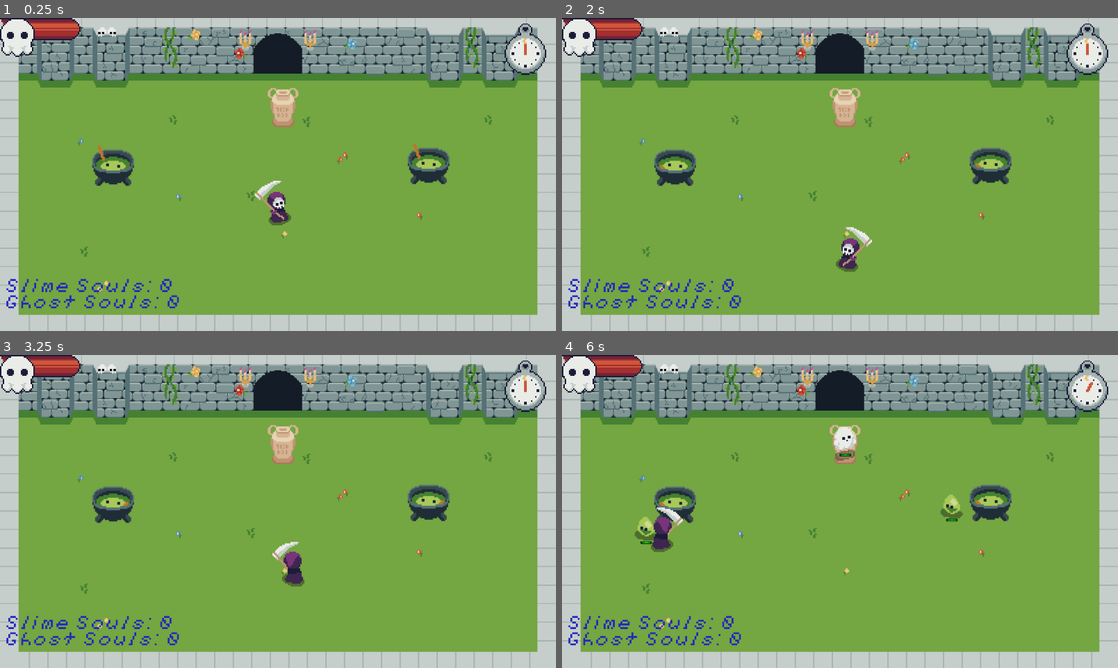
Above: before the commit, frames 1-4 (two rows, left to right).
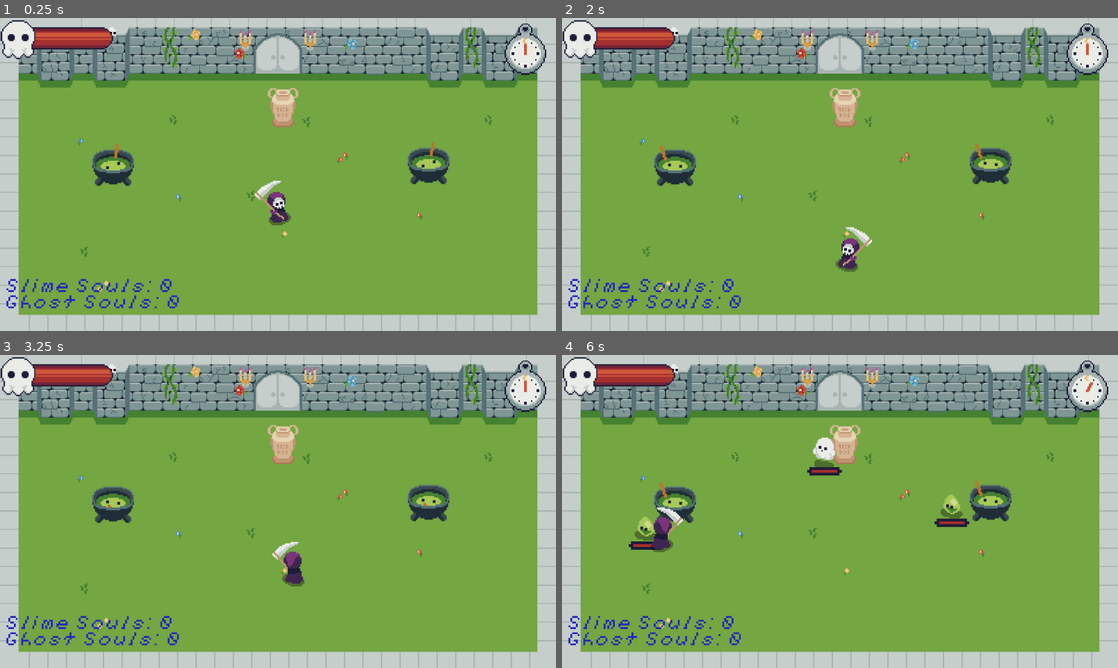
Above: after the commit, the same moments.

Repository: rakthalekk/soul-sellers
Game: Godot game, scene res://src/Main.tscn
Same seed, same stepped clock (60 frames per second), same inputs: the game is played once before the commit and once after it. The engine's default icon, where the game draws it, is replaced by a stand-in: a white triangle on a blue panel in a dark square.
Inputs (mouse positions are in pixels of both pictures, inside the frame that each line leads up to):
- Up to frame 1 (0.25 s): no input
- Up to frame 2 (2 s): move the mouse to (962, 158) at 0.52 s; hold D (move_right) 0.53-1.28 s; click (962, 158) at 0.6 s; move the mouse to (728, 190) at 1.27 s; hold S (move_backward) from 1.28 s (still down); right-click (728, 190) at 1.35 s
- Up to frame 3 (3.25 s): move the mouse to (333, 442) at 2.02 s; release S (move_backward) at 2.03 s; hold D (move_right) 2.03-2.78 s; click (333, 442) at 2.1 s; move the mouse to (250, 574) at 2.77 s; hold W (move_forward) from 2.78 s (still down); right-click (250, 574) at 2.85 s
- Up to frame 4 (6 s): move the mouse to (1006, 558) at 3.52 s; release W (move_forward) at 3.53 s; hold A (move_left) 3.53-5.03 s; click (1006, 558) at 3.6 s; move the mouse to (673, 464) at 4.27 s; right-click (673, 464) at 4.35 s; move the mouse to (867, 511) at 5.02 s; hold S (move_backward) 5.03-5.78 s; click (867, 511) at 5.1 s; move the mouse to (756, 433) at 5.77 s; hold D (move_right) from 5.78 s (still down); right-click (756, 433) at 5.85 s

The runs differ from the first frame. In frame 1, 2.7% of the frame differs, in the area x 0-79%, y 0-49%; in frame 2, 2.6%; in frame 3, 2.6%; in frame 4, 3.7%, in the area x 0-76%, y 0-63%.
Error before the commit: Invalid get index 'global_pdddddosition' (on base: 'KinematicBody2D (Repear.gd)'). (res://src/Ghost.gd:19)

Commit message:
gate, reexport

Diff:
--- a/Soul Sellers/src/GameUI.tscn
+++ b/Soul Sellers/src/GameUI.tscn
@@ -75,13 +75,18 @@
 text = "Slime souls: 000"
 
 [node name="Health" type="TextureProgress" parent="Z"]
+margin_left = 70.0
+margin_top = 20.0
 margin_right = 83.0
 margin_bottom = 28.0
 rect_scale = Vector2( 3, 3 )
 value = 50.0
 texture_under = ExtResource( 1 )
-texture_over = ExtResource( 4 )
 texture_progress = ExtResource( 5 )
+
+[node name="Sprite" type="Sprite" parent="Z/Health"]
+position = Vector2( -10.3333, 9 )
+texture = ExtResource( 4 )
 
 [node name="Stopwatch" type="Sprite" parent="Z"]
 position = Vector2( 1134, 67 )
--- a/Soul Sellers/src/Ghost.gd
+++ b/Soul Sellers/src/Ghost.gd
@@ -16,7 +16,7 @@
 
 func _process(delta):
 	if !knockback:
-		var dist = player.global_pdddddosition - global_position
+		var dist = player.global_position - global_position
 		if dist.length() > 250:
 			direction = dist.normalized()
 		elif dist.length() < 150:
--- a/Soul Sellers/src/Ghost.tscn
+++ b/Soul Sellers/src/Ghost.tscn
@@ -1,8 +1,9 @@
-[gd_scene load_steps=8 format=2]
+[gd_scene load_steps=9 format=2]
 
-[ext_resource path="res://icon.png" type="Texture" id=1]
+[ext_resource path="res://Assets/Enemy Health Bar (full).png" type="Texture" id=1]
 [ext_resource path="res://src/Ghost.gd" type="Script" id=2]
 [ext_resource path="res://Assets/Ghost.png" type="Texture" id=3]
+[ext_resource path="res://Assets/Enemy Health Bar (empty).png" type="Texture" id=4]
 
 [sub_resource type="RectangleShape2D" id=1]
 extents = Vector2( 22, 18 )
@@ -72,17 +73,15 @@
 hframes = 16
 
 [node name="HealthBar" type="TextureProgress" parent="."]
-margin_left = -12.0
-margin_top = 23.0
-margin_right = 13.0
-margin_bottom = 29.0
+margin_left = -37.0
+margin_top = 30.0
+margin_right = -12.0
+margin_bottom = 36.0
+rect_scale = Vector2( 3, 3 )
 value = 100.0
-texture_under = ExtResource( 1 )
-texture_over = ExtResource( 1 )
+texture_under = ExtResource( 4 )
 texture_progress = ExtResource( 1 )
-tint_under = Color( 0.290196, 0.290196, 0.290196, 1 )
 tint_over = Color( 1, 0.133333, 0.92549, 0 )
-tint_progress = Color( 0.243137, 1, 0.0862745, 1 )
 nine_patch_stretch = true
 
 [node name="ProjectileTimer" type="Timer" parent="."]
--- a/Soul Sellers/src/Main.gd
+++ b/Soul Sellers/src/Main.gd
@@ -24,3 +24,7 @@
 func increase_spawn_rates():
 	for spawner in get_tree().get_nodes_in_group("spawner"):
 		spawner.max_spawn_rate()
+
+
+func _on_Gate_body_entered(body):
+	change_to_shop()
--- a/Soul Sellers/src/Main.tscn
+++ b/Soul Sellers/src/Main.tscn
@@ -1,12 +1,13 @@
-[gd_scene load_steps=15 format=2]
+[gd_scene load_steps=17 format=2]
 
 [ext_resource path="res://src/Repear.tscn" type="PackedScene" id=1]
 [ext_resource path="res://src/GameUI.tscn" type="PackedScene" id=2]
 [ext_resource path="res://src/SlimeSpawner.tscn" type="PackedScene" id=3]
 [ext_resource path="res://src/Main.gd" type="Script" id=4]
 [ext_resource path="res://Assets/Arena.png" type="Texture" id=5]
-[ext_resource path="res://Sound/BeepBox-Song.mp3" type="AudioStream" id=6]
+[ext_resource path="res://Sound/crayon_thriller.ogg" type="AudioStream" id=6]
 [ext_resource path="res://src/GhostSpawner.tscn" type="PackedScene" id=7]
+[ext_resource path="res://Assets/Gate.png" type="Texture" id=8]
 
 [sub_resource type="Animation" id=6]
 length = 0.001
@@ -34,10 +35,35 @@
 "update": 0,
 "values": [ false ]
 }
+tracks/2/type = "value"
+tracks/2/path = NodePath("Gate/Sprite:frame")
+tracks/2/interp = 1
+tracks/2/loop_wrap = true
+tracks/2/imported = false
+tracks/2/enabled = true
+tracks/2/keys = {
+"times": PoolRealArray( 0 ),
+"transitions": PoolRealArray( 1 ),
+"update": 0,
+"values": [ 0 ]
+}
+tracks/3/type = "value"
+tracks/3/path = NodePath("Gate/CollisionShape2D:disabled")
+tracks/3/interp = 1
+tracks/3/loop_wrap = true
+tracks/3/imported = false
+tracks/3/enabled = true
+tracks/3/keys = {
+"times": PoolRealArray( 0 ),
+"transitions": PoolRealArray( 1 ),
+"update": 0,
+"values": [ true ]
+}
 
 [sub_resource type="Animation" id=7]
 resource_name = "tint"
 length = 12.6
+step = 0.2
 tracks/0/type = "value"
 tracks/0/path = NodePath("CanvasModulate:color")
 tracks/0/interp = 1
@@ -76,15 +102,42 @@
 "method": "increase_spawn_rates"
 } ]
 }
+tracks/3/type = "value"
+tracks/3/path = NodePath("Gate/Sprite:frame")
+tracks/3/interp = 1
+tracks/3/loop_wrap = true
+tracks/3/imported = false
+tracks/3/enabled = true
+tracks/3/keys = {
+"times": PoolRealArray( 0, 0.2, 0.4, 0.6 ),
+"transitions": PoolRealArray( 1, 1, 1, 1 ),
+"update": 1,
+"values": [ 0, 1, 2, 3 ]
+}
+tracks/4/type = "value"
+tracks/4/path = NodePath("Gate/CollisionShape2D:disabled")
+tracks/4/interp = 1
+tracks/4/loop_wrap = true
+tracks/4/imported = false
+tracks/4/enabled = true
+tracks/4/keys = {
+"times": PoolRealArray( 0, 0.6 ),
+"transitions": PoolRealArray( 1, 1 ),
+"update": 1,
+"values": [ true, false ]
+}
 
 [sub_resource type="RectangleShape2D" id=1]
-extents = Vector2( 560, 71 )
+extents = Vector2( 560, 59 )
 
 [sub_resource type="RectangleShape2D" id=2]
 extents = Vector2( 560, 20 )
 
 [sub_resource type="RectangleShape2D" id=3]
 extents = Vector2( 20, 339.5 )
+
+[sub_resource type="RectangleShape2D" id=8]
+extents = Vector2( 18.4, 5.4 )
 
 [sub_resource type="Animation" id=4]
 length = 0.001
@@ -144,29 +197,45 @@
 
 [node name="GameUI" parent="." instance=ExtResource( 2 )]
 
-[node name="StaticBody2D" type="StaticBody2D" parent="."]
+[node name="Walls" type="StaticBody2D" parent="."]
 collision_mask = 0
 
-[node name="Arena" type="Sprite" parent="StaticBody2D"]
+[node name="Arena" type="Sprite" parent="Walls"]
 position = Vector2( 600, 337.5 )
 scale = Vector2( 2.5, 2.5 )
 texture = ExtResource( 5 )
 
-[node name="CollisionShape2D" type="CollisionShape2D" parent="StaticBody2D"]
-position = Vector2( 600.5, 72 )
+[node name="CollisionShape2D" type="CollisionShape2D" parent="Walls"]
+position = Vector2( 600.5, 60 )
 shape = SubResource( 1 )
 
-[node name="CollisionShape2D2" type="CollisionShape2D" parent="StaticBody2D"]
+[node name="CollisionShape2D2" type="CollisionShape2D" parent="Walls"]
 position = Vector2( 600, 660 )
 shape = SubResource( 2 )
 
-[node name="CollisionShape2D3" type="CollisionShape2D" parent="StaticBody2D"]
+[node name="CollisionShape2D3" type="CollisionShape2D" parent="Walls"]
 position = Vector2( 20, 340.5 )
 shape = SubResource( 3 )
 
-[node name="CollisionShape2D4" type="CollisionShape2D" parent="StaticBody2D"]
+[node name="CollisionShape2D4" type="CollisionShape2D" parent="Walls"]
 position = Vector2( 1180, 340.5 )
 shape = SubResource( 3 )
+
+[node name="Gate" type="Area2D" parent="."]
+position = Vector2( 600, 98 )
+scale = Vector2( 2.5, 2.5 )
+collision_layer = 0
+collision_mask = 2
+
+[node name="Sprite" type="Sprite" parent="Gate"]
+scale = Vector2( 1, 1 )
+texture = ExtResource( 8 )
+hframes = 4
+
+[node name="CollisionShape2D" type="CollisionShape2D" parent="Gate"]
+position = Vector2( 0.400009, 12.4 )
+shape = SubResource( 8 )
+disabled = true
 
 [node name="YSort" type="YSort" parent="."]
 
@@ -217,5 +286,6 @@
 
 [connection signal="end_round" from="GameUI" to="." method="_on_GameUI_end_round"]
 [connection signal="increase_spawn_rate" from="GameUI" to="." method="_on_GameUI_increase_spawn_rate"]
+[connection signal="body_entered" from="Gate" to="." method="_on_Gate_body_entered"]
 [connection signal="update_health" from="YSort/Repear" to="GameUI" method="_on_Repear_update_health"]
 [connection signal="update_souls" from="YSort/Repear" to="GameUI" method="_on_Repear_update_souls"]
--- a/Soul Sellers/src/Slime.tscn
+++ b/Soul Sellers/src/Slime.tscn
@@ -1,8 +1,9 @@
-[gd_scene load_steps=9 format=2]
+[gd_scene load_steps=10 format=2]
 
 [ext_resource path="res://src/Slime.gd" type="Script" id=1]
-[ext_resource path="res://icon.png" type="Texture" id=2]
+[ext_resource path="res://Assets/Enemy Health Bar (full).png" type="Texture" id=2]
 [ext_resource path="res://Assets/Slime.png" type="Texture" id=3]
+[ext_resource path="res://Assets/Enemy Health Bar (empty).png" type="Texture" id=4]
 
 [sub_resource type="RectangleShape2D" id=1]
 extents = Vector2( 23, 11.5 )
@@ -113,17 +114,15 @@
 shape = SubResource( 2 )
 
 [node name="HealthBar" type="TextureProgress" parent="."]
-margin_left = -12.0
+margin_left = -37.0
 margin_top = 30.0
-margin_right = 13.0
+margin_right = -12.0
 margin_bottom = 36.0
+rect_scale = Vector2( 3, 3 )
 value = 100.0
-texture_under = ExtResource( 2 )
-texture_over = ExtResource( 2 )
+texture_under = ExtResource( 4 )
 texture_progress = ExtResource( 2 )
-tint_under = Color( 0.290196, 0.290196, 0.290196, 1 )
 tint_over = Color( 1, 0.133333, 0.92549, 0 )
-tint_progress = Color( 0.243137, 1, 0.0862745, 1 )
 nine_patch_stretch = true
 
 [node name="AnimationPlayer" type="AnimationPlayer" parent="."]
--- a/Soul Sellers/src/SlimeSpawner.tscn
+++ b/Soul Sellers/src/SlimeSpawner.tscn
@@ -87,7 +87,7 @@
 [node name="AnimatedSprite" type="AnimatedSprite" parent="."]
 scale = Vector2( 3, 3 )
 frames = SubResource( 11 )
-frame = 9
+frame = 1
 playing = true
 
 [node name="SpawnRate" type="Timer" parent="."]
Not shown, added: Soul Sellers/Assets/Enemy Health Bar (empty).png.import
Not shown, added: Soul Sellers/Assets/Enemy Health Bar (full).png.import
Not shown, added: Soul Sellers/Assets/Gate.png.import
Not shown, removed: Soul Sellers/Sound/BeepBox-Song.mp3.import
Not shown, added: Soul Sellers/Sound/crayon_thriller.ogg.import
Not shown, changed: Soul Sellers/Exports/Windows/Soul-Sellers.pck
Not shown, removed: Soul Sellers/Sound/BeepBox-Song.mp3
Not shown, added: Soul Sellers/Sound/crayon_thriller.ogg
